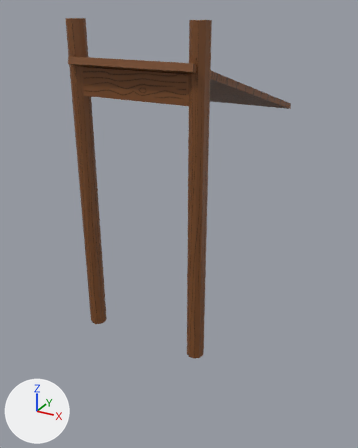
An edit to the FBX model Working Files/Salty Seagull/Assets/Models/Environment/Dock_Ramp.fbx, drawn before and after from the same camera.
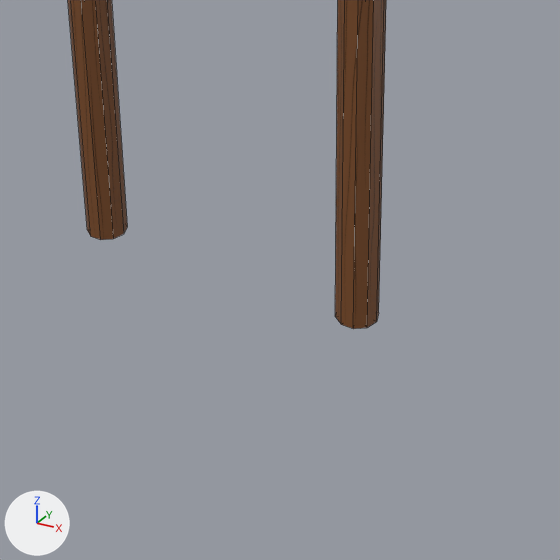
Each version appears first whole from a camera (50 mm lens) standing at (-0.247, -0.341, 0.068) and looking at (-0.427, -0.013, -0.095), and next in a close-up on the part from 16% to 76% of the width and 52% to 100% of the height. Arrows for +X, +Y and +Z are at lower left; the lights stay in place. The close-ups show mesh edges as thin lines. Where no turn or scale is listed for an object, it has been applied to the vertices.

Script lines for the objects in view, before the commit:
```python
me_mesh_001 = bpy.data.meshes.new('Mesh.001')
me_mesh_001.from_pydata(...)  # 84 vertices, 102 faces; spans x -0.049..0.048, y -0.005..0.006, z -0.181..0.038
me_mesh_001.materials.append(mat_trestle_texture)  # picture img_trestles_texture_jpg
ob_trestle03 = bpy.data.objects.new('Trestle03', me_mesh_001)
ob_trestle03.location = (-0.417, -0.0849, 0.0241)
```
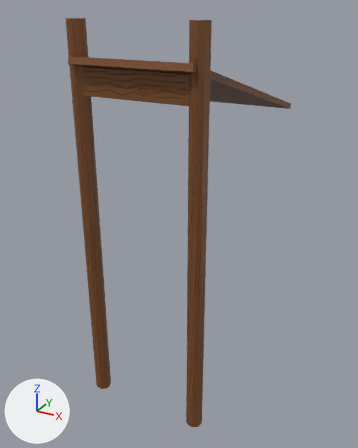
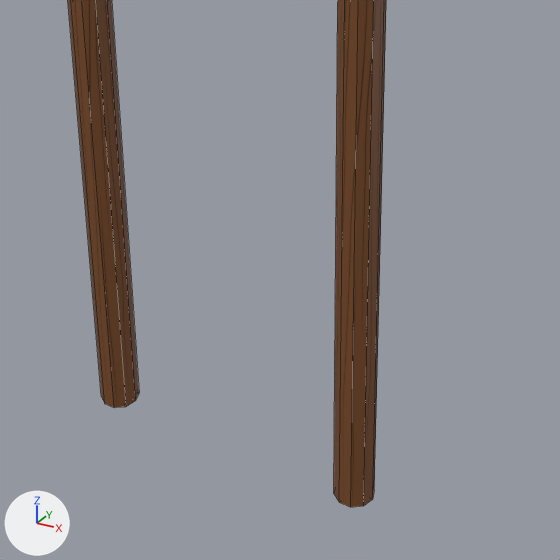
Changed parts and their boxes [x1, y1, x2, y2] in the close-ups (560 x 560 px; the box of a moved part takes in the faces that stretch with it):
'Trestle03', reshaped: before [68, 0, 386, 329]; after [68, 0, 386, 507]
part 1 of me_mesh_001, moved or reshaped: before [335, 0, 386, 329]; after [334, 0, 386, 507]
part 2 of me_mesh_001, moved or reshaped: before [68, 0, 127, 240]; after [68, 0, 139, 408]

The change in detail:
me_mesh_001 has 84 vertices, 102 faces and spans x -0.049..0.048, y -0.005..0.006, z -0.181..0.038.
me_mesh_001 is used by ob_trestle03; location (-0.417, -0.0849, 0.0241).
me_mesh_001 part 1: all 11 vertices in x 0.036..0.048, y -0.005..0.006, z -0.181 are moved by (0.0, 0.0, -0.064).
me_mesh_001 part 2: all 11 vertices in x -0.049..-0.037, y -0.005..0.006, z -0.181 are moved by (0.0, 0.0, -0.064).
